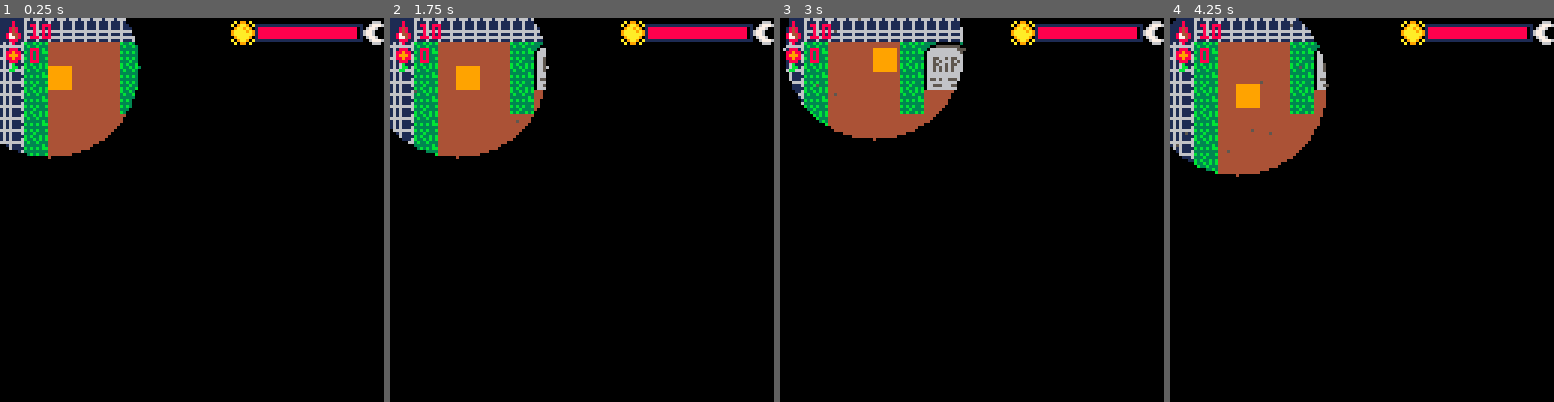
Above: before the commit, frames 1-4 (left to right).
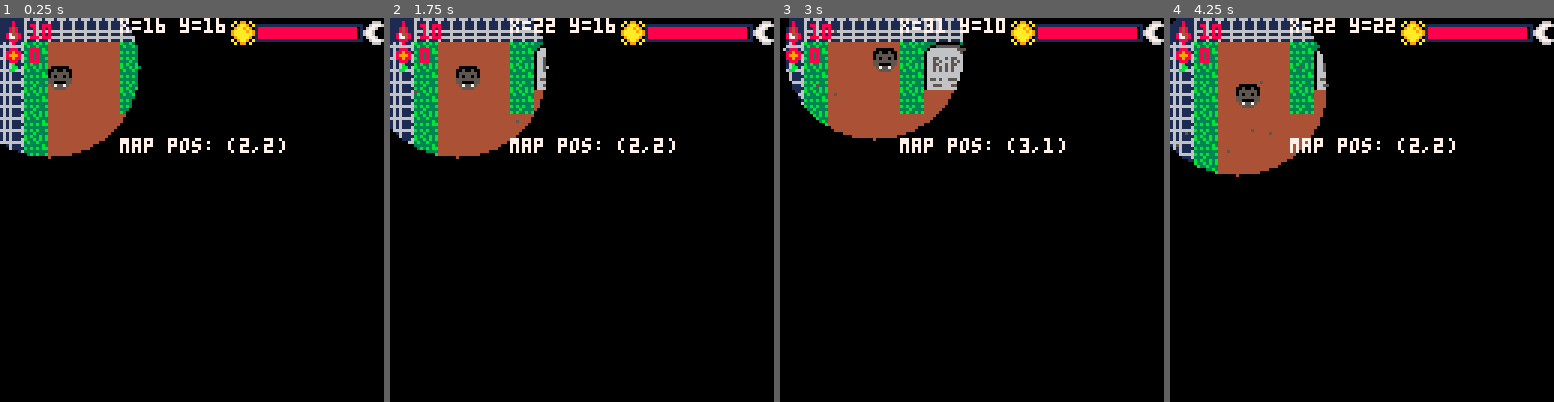
Above: after the commit, the same moments.

Repository: CarlaTabet/BitsAndBytes
Game: PICO-8 cartridge game.p8
Two runs of this game, one before a commit and one after it. Both use one fixed random seed, a clock stepped at 60 frames per second and the inputs below.
Inputs:
- Up to frame 1 (0.25 s): no input
- Up to frame 2 (1.75 s): tap X (X key) at 0.33, 1.07 s; tap O (Z key) at 0.7, 1.7 s; hold Right from 1.6 s (still down)
- Up to frame 3 (3 s): tap X (X key) at 1.85, 2.97 s; release Right at 2.1 s; tap O (Z key) at 2.1, 2.5, 2.9 s; hold Up 2.15-2.42 s; hold Right from 2.47 s (still down)
- Up to frame 4 (4.25 s): release Right at 3.03 s; hold Left 3.08-3.58 s; tap O (Z key) at 3.3, 3.7, 4.1 s; hold Down 3.63-3.97 s; hold Right from 4.02 s (still down); tap X (X key) at 4.08 s

The runs differ from the first frame. In frame 1, 1.4% of the frame differs, in the area x 12-75%, y 0-36%; in frame 2, 1.4%; in frame 3, 1.4%; in frame 4, 1.5%, in the area x 17-75%, y 0-36%.

Commit message:
added entrance to new room, dracula character, and starting door animation

Diff:
--- a/game.p8
+++ b/game.p8
@@ -5,7 +5,8 @@
 rooms = {
     --Name of room, x,y is top right corner and w,h is how big it is
     graveyard = {x=0,y=0,w=36,h=36},
-    room1 = {x=0,y=39,w=36,h=25}
+    room1 = {x=0,y=39,w=36,h=25},
+    room2 = {x=43, y=0, w=16, h=36}
 }
 
 exits = {
@@ -19,6 +20,15 @@
         py=312,
         condition = function()
             return player.x >= 160 and player.x <= 178 and player.y==277
+        end
+    },
+    {
+        room = "room1",
+        dest = "room2",
+        px = 400,
+        py = 0,
+        condition = function()
+            return player.x >= 248 and player.x <=256 and player.y >=384 and player.y <= 392
         end
     }
 }
@@ -162,16 +172,32 @@
     cls()
     local room = rooms[current_room]
     local room_left = room.x * 8
-    local room_right = (room.x + room.w) * 8
+    local room_width = room.w * 8
     local room_top = room.y * 8
-    local room_bottom = (room.y + room.h) * 8
-    cam_x = mid(room_left, player.x - 64, room_right - 128)
-    cam_y = mid(room_top, player.y - 64, room_bottom - 128)
+    local room_height = room.h * 8
+    local cam_x, cam_y
+
+    if room_width > 128 then
+        cam_x = mid(room_left, player.x - 64, room_left + room_width - 128)
+    else
+        cam_x = room_left
+    end
+
+    if room_height > 128 then
+        cam_y = mid(room_top, player.y - 64, room_top + room_height - 128)
+    else
+        cam_y = room_top
+    end
+
     camera(cam_x, cam_y)
 
 
     map(0,0,0,0,128,64)
+    palt(0, false)
+    palt(6, true)
     spr(player.sp, player.x, player.y)
+    palt(6, false)
+    palt(0,true)
 
     -- draw blood drops
     for drop in all(blood_drops) do
@@ -183,8 +209,8 @@
     end
 
     if current_room == "graveyard" then
-        draw_mist()
-        draw_darkness()
+        draw_mist(cam_x, cam_y)
+        draw_darkness(cam_x, cam_y)
         if puzzle_active then
 					    	draw_puzzle()
 							   draw_riddle()
@@ -196,8 +222,11 @@
     print(blood, 10, 2, 8)
     spr(58, 1, 10)
     print(flower, 10, 10, 8)
-
     draw_time_bar()
+    print("x="..player.x.." y="..player.y, 40, 0, 7)
+    local tile_x = flr(player.x / 8)
+    local tile_y = flr(player.y / 8)
+    print("map pos: ("..tile_x..","..tile_y..")", 40, 40, 7)
 end
 
 
@@ -255,7 +284,7 @@
 end
 
 
-function draw_darkness()
+function draw_darkness(cam_x, cam_y)
     camera()
     local px = player.x - cam_x
     local py = player.y - cam_y
@@ -275,7 +304,7 @@
 end
 
 
-function draw_mist()
+function draw_mist(cam_x, cam_y)
    for i=1, 30 do
      local mx = flr(rnd(128)) + cam_x
      local my = flr(rnd(128)) + cam_y
@@ -454,35 +483,35 @@
 
 
 __map__
-1e0303030303030303030303030303030303030303030303030303030303030303031e1e0000000000001d1d1d1d1d1d1d1d1d1d1d1d1d1d1d1d1d00000000000000000e0e0e0e0e0e0e0e0e0e0e0e0e0e0e0e0e0e0e0e0e0e0e0e0e0e0e0e0e0e0e0e0e0e0e0e0e0e0e0e0e0e0e0e0e0e0e0e0e0e0e0e0e0e0e0e0e0e0e0e0e
-0412101010122021121212020102020202021302020202021212122021120213020202040000000000001d0e0e0e0e0e0e0e0e0e0e0e0e0e0e0e1d00000000000000000e0d0d0d0d0d0d0d0d0d0d0d0d0d0d0d0d0d0d0d0d0d0d0d0d0d0d0d0d0d0d0d0d0d0d0d0d0d0d0d0d0d0d0d0d0d0d0d0d0d0d0d0d0d0d0d0d0d0d0d0e
-04121010101230313b3b1202020213020201020202020201123b3b3031120202020202040000000000001d0e0e0e0e0e0e0e0e0e0e0e0e0e0e0e1d00000000000000000e0d0d0d0d0d0d0d0d0d0d0d0d0d0d0d0d0d0d0d0d0d0d0d0d0d0d0d0d0d0d0d0d0d0d0d0d0d0d0d0d0d0d0d0d0d0d0d0d0d0d0d0d0d0d0d0d0d0d0d0e
-0412101010121010101012121212121212121212121212121210101010121212120201040000000000001d0e0e0e0e0e0e0e0e0e0e0e0e0e0e0e1d00000000000000000e0d0d0d0d0d0d0d0d0d0d0d0d0d0d0d0d0d0d0d0d0d0d0d0d0d0d0d0d0d0d0d0d0d0d0d0d0d0d0d0d0d0d0d0d0d0d0d0d0d0d0d0d0d0d0d0d0d0d0d0e
-0412101010101010101010101010101010101010101010101010101010101010120202040000000000001d0e0e0e0e0e0e0e0e0e0e0e0e0e0e0e1d1e000000000000000e0d0d0d0d0d0d0d0d0d0d0d0d0d0d0d0d0d0d0d0d0d0d0d0d0d0d0d0d0d0d0d0d0d0d0d0d0d0d0d0d0d0d0d0d0d0d0d0d0d0d0d0d0d0d0d0d0d0d0d0e
-0412101010101010101010101010101010101010101010101010101010101010121302040000000000001d0e0e0e0e0e0e0e0e0e0e0e0e0e0e0e1d1e000000000000000e0d0d0d0d0d0d0d0d0d0d0d0d0d0d0d0d0d0d0d0d0d0d0d0d0d0d0d0d0d0d0d0d0d0d0d0d0d0d0d0d0d0d0d0d0d0d0d0d0d0d0d0d0d0d0d0d0d0d0d0e
-0412101010121212121212121212121212121212121212121212121212121010120201040000000000001d0e0e0e0e0e0e0e0e0e0e0e0e0e0e0e1d1e000000000000000e0d0d0d0d0d0d0d0d0d0d0d0d0d0d0d0d0d0d0d0d0d0d0d0d0d0d0d0d0d0d0d0d0d0d0d0d0d0d0d0d0d0d0d0d0d0d0d0d0d0d0d0d0d0d0d0d0d0d0d0e
-0412101010120213020202020202020202020202020213121010102021121010120202040000000000001d0e0e0e0e0e0e0e0e0e0e0e0e0e0e0e1d1e000000000000000e0d0d0d0d0d0d0d0d0d0d0d0d0d0d0d0d0d0d0d0d0d0d0d0d0d0d0d0d0d0d0d0d0d0d0d0d0d0d0d0d0d0d0d0d0d0d0d0d0d0d0d0d0d0d0d0d0d0d0d0e
-04121010101202020202020201020202020213020202021210103b3031121010120202040000000000001d0e0e0e0e0e0e0e0e0e0e0e0e0e0e0e1d1e000000000000000e0d0d0d0d0d0d0d0d0d0d0d0d0d0d0d0d0d0d0d0d0d0d0d0d0d0d0d0d0d0d0d0d0d0d0d0d0d0d0d0d0d0d0d0d0d0d0d0d0d0d0d0d0d0d0d0d0d0d0d0e
-0412101010120202121212121212121212121212020102121010121212121010120202040000000000001d0e0e0e0e0e0e0e0e0e0e0e0e0e0e0e1d1e000000000000000e0d0d0d0d0d0d0d0d0d0d0d0d0d0d0d0d0d0d0d0d0d0d0d0d0d0d0d0d0d0d0d0d0d0d0d0d0d0d0d0d0d0d0d0d0d0d0d0d0d0d0d0d0d0d0d0d0d0d0d0e
-0412101010120102121010101010101010101012020213121010121212121010121302040000000000001d0e0e0e0e0e0e0e0e0e0e0e0e0e0e0e1d1e000000000000000e0d0d0d0d0d0d0d0d0d0d0d0d0d0d0d0d0d0d0d0d0d0d0d0d0d0d0d0d0d0d0d0d0d0d0d0d0d0d0d0d0d0d0d0d0d0d0d0d0d0d0d0d0d0d0d0d0d0d0d0e
-0412101010120202121010101010101010101012020202121010101010101010120202040000000000001d0e0e0e0e0e0e0e0e0e0e0e0e0e0e0e1d1e1e0000000000000e0d0d0d0d0d0d0d0d0d0d0d0d0d0d0d0d0d0d0d0d0d0d0d0d0d0d0d0d0d0d0d0d0d0d0d0d0d0d0d0d0d0d0d0d0d0d0d0d0d0d0d0d0d0d0d0d0d0d0d0e
-0412101010120202121010121212121212101012130202121010101010101010120202040000000000001d0e0e0e0e0e0e0e0e0e0e0e0e0e0e0e1d1e1e0000000000000e0d0d0d0d0d0d0d0d0d0d0d0d0d0d0d0d0d0d0d0d0d0d0d0d0d0d0d0d0d0d0d0d0d0d0d0d0d0d0d0d0d0d0d0d0d0d0d0d0d0d0d0d0d0d0d0d0d0d0d0e
-0412101010120202121010120201020212101012020202121212121212121212120202040000000000001d0e0e0e0e0e0e0e0e0e0e0e0e0e0e0e1d1e1e0000000000000e0d0d0d0d0d0d0d0d0d0d0d0d0d0d0d0d0d0d0d0d0d0d0d0d0d0d0d0d0d0d0d0d0d0d0d0d0d0d0d0d0d0d0d0d0d0d0d0d0d0d0d0d0d0d0d0d0d0d0d0e
-0412101010120201121010120202021312101012020202020202020102020202020102040000000000001d0e0e0e0e0e0e0e0e0e0e0e0e0e0e0e1d00000000000000000e0d0d0d0d0d0d0d0d0d0d0d0d0d0d0d0d0d0d0d0d0d0d0d0d0d0d0d0d0d0d0d0d0d0d0d0d0d0d0d0d0d0d0d0d0d0d0d0d0d0d0d0d0d0d0d0d0d0d0d0e
-0412101010121212121010120202020212101012021212121212121212121212121202040000000000001d0e0e0e0e0e0e0e0e0e0e0e0e0e0e0e1d00000000000000000e0d0d0d0d0d0d0d0d0d0d0d0d0d0d0d0d0d0d0d0d0d0d0d0d0d0d0d0d0d0d0d0d0d0d0d0d0d0d0d0d0d0d0d0d0d0d0d0d0d0d0d0d0d0d0d0d0d0d0d0e
-0412101010101010101010120202020212101012011210101010101010101010101202040000000000001d0e0e0e0e0e0e0e0e0e0e0e0e0e0e0e1d00000000000000000e0d0d0d0d0d0d0d0d0d0d0d0d0d0d0d0d0d0d0d0d0d0d0d0d0d0d0d0d0d0d0d0d0d0d0d0d0d0d0d0d0d0d0d0d0d0d0d0d0d0d0d0d0d0d0d0d0d0d0d0e
-0412101010101010101010120202020212101012021210101010101010101010101202040000000000001d0e0e0e0e0e0e0e0e0e0e0e0e0e0e0e1d00000000000000000e0d0d0d0d0d0d0d0d0d0d0d0d0d0d0d0d0d0d0d0d0d0d0d0d0d0d0d0d0d0d0d0d0d0d0d0d0d0d0d0d0d0d0d0d0d0d0d0d0d0d0d0d0d0d0d0d0d0d0d0e
-0412121212121212121212120202020112101012021210101212121212121210101202040000000000001d0e0e0e0e0e0e0e0e0e0e0e0e0e0e0e1d00000000000000000e0d0d0d0d0d0d0d0d0d0d0d0d0d0d0d0d0d0d0d0d0d0d0d0d0d0d0d0d0d0d0d0d0d0d0d0d0d0d0d0d0d0d0d0d0d0d0d0d0d0d0d0d0d0d0d0d0d0d0d0e
-0402010202020202130201020212121212101012121210101202021302021210101202040000000000001d0e0e0e0e0e0e0e0e0e0e0e0e0e0e0e1d00000000000000000e0d0d0d0d0d0d0d0d0d0d0d0d0d0d0d0d0d0d0d0d0d0d0d0d0d0d0d0d0d0d0d0d0d0d0d0d0d0d0d0d0d0d0d0d0d0d0d0d0d0d0d0d0d0d0d0d0d0d0d0e
-0402122021121202020202020212101010101010101010101201020202021210101202040000000000001d0e0e0e0e0e0e0e0e0e0e0e0e0e0e0e1d00000000000000000e0d0d0d0d0d0d0d0d0d0d0d0d0d0d0d0d0d0d0d0d0d0d0d0d0d0d0d0d0d0d0d0d0d0d0d0d0d0d0d0d0d0d0d0d0d0d0d0d0d0d0d0d0d0d0d0d0d0d0d0e
-04021230313b1202020202021312101010101010101010101202020201021210101202040000000000001d0e0e0e0e0e0e0e0e0e0e0e0e0e0e0e1d00000000000000000e0d0d0d0d0d0d0d0d0d0d0d0d0d0d0d0d0d0d0d0d0d0d0d0d0d0d0d0d0d0d0d0d0d0d0d0d0d0d0d0d0d0d0d0d0d0d0d0d0d0d0d0d0d0d0d0d0d0d0d0e
-0402121010101212121212121212101012121212121212121202020202021210101201040000000000001d0e0e0e0e0e0e0e0e0e0e0e0e0e0e0e1d1e000000000000000e0d0d0d0d0d0d0d0d0d0d0d0d0d0d0d0d0d0d0d0d0d0d0d0d0d0d0d0d0d0d0d0d0d0d0d0d0d0d0d0d0d0d0d0d0d0d0d0d0d0d0d0d0d0d0d0d0d0d0d0e
-0402121010101010101010101010101012021302020202020202010202021210101202040000000000001d0e0e0e0e0e0e0e0e0e0e0e0e0e0e0e1d1e000000000000000e0d0d0d0d0d0d0d0d0d0d0d0d0d0d0d0d0d0d0d0d0d0d0d0d0d0d0d0d0d0d0d0d0d0d0d0d0d0d0d0d0d0d0d0d0d0d0d0d0d0d0d0d0d0d0d0d0d0d0d0e
-0402121010101010101010101010101012020212121212120202020202131210101202040000000000001d0e0e0e0e0e0e0e0e0e0e0e0e0e0e0e1d1e000000000000000e0d0d0d0d0d0d0d0d0d0d0d0d0d0d0d0d0d0d0d0d0d0d0d0d0d0d0d0d0d0d0d0d0d0d0d0d0d0d0d0d0d0d0d0d0d0d0d0d0d0d0d0d0d0d0d0d0d0d0d0e
-0401121010121212101012121212121212010212101010121212121212121210101202040000000000001d0e0e0e0e0e0e0e0e0e0e0e0e0e0e0e1d1e000000000000000e0d0d0d0d0d0d0d0d0d0d0d0d0d0d0d0d0d0d0d0d0d0d0d0d0d0d0d0d0d0d0d0d0d0d0d0d0d0d0d0d0d0d0d0d0d0d0d0d0d0d0d0d0d0d0d0d0d0d0d0e
-0402121010120112101012010202121212120212101010101010101010101010101202040000000000001d0e0e0e0e0e0e0e0e0e0e0e0e0e0e0e1d1e000000000000000e0d0d0d0d0d0d0d0d0d0d0d0d0d0d0d0d0d0d0d0d0d0d0d0d0d0d0d0d0d0d0d0d0d0d0d0d0d0d0d0d0d0d0d0d0d0d0d0d0d0d0d0d0d0d0d0d0d0d0d0e
-0402121010120212101012020202122021120212101010101010101010101010101213040000000000001d0e0e0e0e0e0e0e0e0e0e0e0e0e0e0e1d1e000000000000000e0d0d0d0d0d0d0d0d0d0d0d0d0d0d0d0d0d0d0d0d0d0d0d0d0d0d0d0d0d0d0d0d0d0d0d0d0d0d0d0d0d0d0d0d0d0d0d0d0d0d0d0d0d0d0d0d0d0d0d0e
-0402121010120212101012020202123031120212101010121212121212121210101202040000000000001d0e0e0e0e0e0e0e0e0e0e0e0e0e0e0e1d1e000000000000000e0d0d0d0d0d0d0d0d0d0d0d0d0d0d0d0d0d0d0d0d0d0d0d0d0d0d0d0d0d0d0d0d0d0d0d0d0d0d0d0d0d0d0d0d0d0d0d0d0d0d0d0d0d0d0d0d0d0d0d0e
-0402121010120212101012020201123b3b120212101010120202020202011210101202040000000000001d0e0e0e0e0e0e0e0e0e0e0e0e0e0e0e1d1e000000000000000e0d0d0d0d0d0d0d0d0d0d0d0d0d0d0d0d0d0d0d0d0d0d0d0d0d0d0d0d0d0d0d0d0d0d0d0d0d0d0d0d0d0d0d0d0d0d0d0d0d0d0d0d0d0d0d0d0d0d0d0e
-0402121010120212101012121212121010120212101010120102020202021210101202040000000000001d0e0e0e0e0e0e0e0e0e0e0e0e0e0e0e1d1e000000000000000e0d0d0d0d0d0d0d0d0d0d0d0d0d0d0d0d0d0d0d0d0d0d0d0d0d0d0d0d0d0d0d0d0d0d0d0d0d0d0d0d0d0d0d0d0d0d0d0d0d0d0d0d0d0d0d0d0d0d0d0e
-0402121010121312101010101010101010120112101010120202130202021210101202040000000000001d0e0e0e0e0e0e0e0e0e0e0e0e0e0e0e1d1e000000000000000e0d0d0d0d0d0d0d0d0d0d0d0d0d0d0d0d0d0d0d0d0d0d0d0d0d0d0d0d0d0d0d0d0d0d0d0d0d0d0d0d0d0d0d0d0d0d0d0d0d0d0d0d0d0d0d0d0d0d0d0e
+1e03030303030303030303030303030303030303030303030303030303030303030303070000000000000a1d1d1d1d1d1d1d1d1d1d1d1d1d1d1d0a00000000000000000e0e0e0e0e0e0e0e0e0e0e0e0e0e0e0e0e0e0e0e0e0e0e0e0e0e0e0e0e0e0e0e0e0e0e0e0e0e0e0e0e0e0e0e0e0e0e0e0e0e0e0e0e0e0e0e0e0e0e0e0e
+0412101010122021121212020102020202021302020202021212122021120213020202040000000000000a1d0e0e0e0e0e0e0e0e0e0e0e0e0e1d0a00000000000000000e0d0d0d0d0d0d0d0d0d0d0d0d0d0d0d0d0d0d0d0d0d0d0d0d0d0d0d0d0d0d0d0d0d0d0d0d0d0d0d0d0d0d0d0d0d0d0d0d0d0d0d0d0d0d0d0d0d0d0d0e
+04121010101230313b3b1202020213020201020202020201123b3b3031120202020202040000000000000a1d0e0e0e0e0e0e0e0e0e0e0e0e0e1d0a00000000000000000e0d0d0d0d0d0d0d0d0d0d0d0d0d0d0d0d0d0d0d0d0d0d0d0d0d0d0d0d0d0d0d0d0d0d0d0d0d0d0d0d0d0d0d0d0d0d0d0d0d0d0d0d0d0d0d0d0d0d0d0e
+0412101010121010101012121212121212121212121212121210101010121212120201040000000000000a1d0e0e0e0e0e0e0e0e0e0e0e0e0e1d0a00000000000000000e0d0d0d0d0d0d0d0d0d0d0d0d0d0d0d0d0d0d0d0d0d0d0d0d0d0d0d0d0d0d0d0d0d0d0d0d0d0d0d0d0d0d0d0d0d0d0d0d0d0d0d0d0d0d0d0d0d0d0d0e
+0412101010101010101010101010101010101010101010101010101010101010120202040000000000000a1d0e0e0e0e0e0e0e0e0e0e0e0e0e1d0a0a000000000000000e0d0d0d0d0d0d0d0d0d0d0d0d0d0d0d0d0d0d0d0d0d0d0d0d0d0d0d0d0d0d0d0d0d0d0d0d0d0d0d0d0d0d0d0d0d0d0d0d0d0d0d0d0d0d0d0d0d0d0d0e
+0412101010101010101010101010101010101010101010101010101010101010121302040000000000001d160f0e0e0e0e0e0e0e0e0e0e0e0e1d0a0a000000000000000e0d0d0d0d0d0d0d0d0d0d0d0d0d0d0d0d0d0d0d0d0d0d0d0d0d0d0d0d0d0d0d0d0d0d0d0d0d0d0d0d0d0d0d0d0d0d0d0d0d0d0d0d0d0d0d0d0d0d0d0e
+0412101010121212121212121212121212121212121212121212121212121010120201040000000000001d261f0e0e0e0e0e0e0e0e0e0e0e0e1d0a0a000000000000000e0d0d0d0d0d0d0d0d0d0d0d0d0d0d0d0d0d0d0d0d0d0d0d0d0d0d0d0d0d0d0d0d0d0d0d0d0d0d0d0d0d0d0d0d0d0d0d0d0d0d0d0d0d0d0d0d0d0d0d0e
+0412101010120213020202020202020202020202020213121010102021121010120202040000000000000a1d0e0e0e0e0e0e0e0e0e0e0e0e0e1d0a0a000000000000000e0d0d0d0d0d0d0d0d0d0d0d0d0d0d0d0d0d0d0d0d0d0d0d0d0d0d0d0d0d0d0d0d0d0d0d0d0d0d0d0d0d0d0d0d0d0d0d0d0d0d0d0d0d0d0d0d0d0d0d0e
+04121010101202020202020201020202020213020202021210103b3031121010120202040000000000000a1d0e0e0e0e0e0e0e0e0e0e0e0e0e1d0a0a000000000000000e0d0d0d0d0d0d0d0d0d0d0d0d0d0d0d0d0d0d0d0d0d0d0d0d0d0d0d0d0d0d0d0d0d0d0d0d0d0d0d0d0d0d0d0d0d0d0d0d0d0d0d0d0d0d0d0d0d0d0d0e
+0412101010120202121212121212121212121212020102121010121212121010120202040000000000000a1d0e0e0e0e0e0e0e0e0e0e0e0e0e1d0a0a0a0000000000000e0d0d0d0d0d0d0d0d0d0d0d0d0d0d0d0d0d0d0d0d0d0d0d0d0d0d0d0d0d0d0d0d0d0d0d0d0d0d0d0d0d0d0d0d0d0d0d0d0d0d0d0d0d0d0d0d0d0d0d0e
+0412101010120102121010101010101010101012020213121010121212121010121302040000000000000a1d0e0e0e0e0e0e0e0e0e0e0e0e0e1d0a0a0a0000000000000e0d0d0d0d0d0d0d0d0d0d0d0d0d0d0d0d0d0d0d0d0d0d0d0d0d0d0d0d0d0d0d0d0d0d0d0d0d0d0d0d0d0d0d0d0d0d0d0d0d0d0d0d0d0d0d0d0d0d0d0e
+0412101010120202121010101010101010101012020202121010101010101010120202040000000000000a1d0e0e0e0e0e0e0e0e0e0e0e0e0e1d0a0a0a0000000000000e0d0d0d0d0d0d0d0d0d0d0d0d0d0d0d0d0d0d0d0d0d0d0d0d0d0d0d0d0d0d0d0d0d0d0d0d0d0d0d0d0d0d0d0d0d0d0d0d0d0d0d0d0d0d0d0d0d0d0d0e
+0412101010120202121010121212121212101012130202121010101010101010120202040000000000000a1d0e0e0e0e0e0e0e0e0e0e0e0e0e1d0a0a0a0000000000000e0d0d0d0d0d0d0d0d0d0d0d0d0d0d0d0d0d0d0d0d0d0d0d0d0d0d0d0d0d0d0d0d0d0d0d0d0d0d0d0d0d0d0d0d0d0d0d0d0d0d0d0d0d0d0d0d0d0d0d0e
+0412101010120202121010120201020212101012020202121212121212121212120202040000000000000a1d0e0e0e0e0e0e0e0e0e0e0e0e0e1d0a0a0a0000000000000e0d0d0d0d0d0d0d0d0d0d0d0d0d0d0d0d0d0d0d0d0d0d0d0d0d0d0d0d0d0d0d0d0d0d0d0d0d0d0d0d0d0d0d0d0d0d0d0d0d0d0d0d0d0d0d0d0d0d0d0e
+0412101010120201121010120202021312101012020202020202020102020202020102040000000000000a1d0e0e0e0e0e0e0e0e0e0e0e0e0e1d0a00000000000000000e0d0d0d0d0d0d0d0d0d0d0d0d0d0d0d0d0d0d0d0d0d0d0d0d0d0d0d0d0d0d0d0d0d0d0d0d0d0d0d0d0d0d0d0d0d0d0d0d0d0d0d0d0d0d0d0d0d0d0d0e
+0412101010121212121010120202020212101012021212121212121212121212121202040000000000000a1d0e0e0e0e0e0e0e0e0e0e0e0e0e1d0a00000000000000000e0d0d0d0d0d0d0d0d0d0d0d0d0d0d0d0d0d0d0d0d0d0d0d0d0d0d0d0d0d0d0d0d0d0d0d0d0d0d0d0d0d0d0d0d0d0d0d0d0d0d0d0d0d0d0d0d0d0d0d0e
+041210101010101010101012020202021210101201121010101010101010101010120204000000000000171d0e0e0e0e0e0e0e0e0e0e0e0e0e1d0a00000000000000000e0d0d0d0d0d0d0d0d0d0d0d0d0d0d0d0d0d0d0d0d0d0d0d0d0d0d0d0d0d0d0d0d0d0d0d0d0d0d0d0d0d0d0d0d0d0d0d0d0d0d0d0d0d0d0d0d0d0d0d0e
+04121010101010101010101202020202121010120212101010101010101010101012020400000000000a0a1d0e0e0e0e0e0e0e0e0e0e0e0e0e1d0a00000000000000000e0d0d0d0d0d0d0d0d0d0d0d0d0d0d0d0d0d0d0d0d0d0d0d0d0d0d0d0d0d0d0d0d0d0d0d0d0d0d0d0d0d0d0d0d0d0d0d0d0d0d0d0d0d0d0d0d0d0d0d0e
+04121212121212121212121202020201121010120212101012121212121212101012020400000000000a0a1d0e0e0e0e0e0e0e0e0e0e0e0e0e1d0a00000000000000000e0d0d0d0d0d0d0d0d0d0d0d0d0d0d0d0d0d0d0d0d0d0d0d0d0d0d0d0d0d0d0d0d0d0d0d0d0d0d0d0d0d0d0d0d0d0d0d0d0d0d0d0d0d0d0d0d0d0d0d0e
+04020102020202021302010202121212121010121212101012020213020212101012020400000000000a171d0e0e0e0e0e0e0e0e0e0e0e0e0e1d0a00000000000000000e0d0d0d0d0d0d0d0d0d0d0d0d0d0d0d0d0d0d0d0d0d0d0d0d0d0d0d0d0d0d0d0d0d0d0d0d0d0d0d0d0d0d0d0d0d0d0d0d0d0d0d0d0d0d0d0d0d0d0d0e
+040212202112120202020202021210101010101010101010120102020202121010120204000000000000171d0e0e0e0e0e0e0e0e0e0e0e0e0e1d0a00000000000000000e0d0d0d0d0d0d0d0d0d0d0d0d0d0d0d0d0d0d0d0d0d0d0d0d0d0d0d0d0d0d0d0d0d0d0d0d0d0d0d0d0d0d0d0d0d0d0d0d0d0d0d0d0d0d0d0d0d0d0d0e
+04021230313b1202020202021312101010101010101010101202020201021210101202040000000000000a1d0e0e0e0e0e0e0e0e0e0e0e0e0e1d0a00000000000000000e0d0d0d0d0d0d0d0d0d0d0d0d0d0d0d0d0d0d0d0d0d0d0d0d0d0d0d0d0d0d0d0d0d0d0d0d0d0d0d0d0d0d0d0d0d0d0d0d0d0d0d0d0d0d0d0d0d0d0d0e
+0402121010101212121212121212101012121212121212121202020202021210101201040000000000000a1d0e0e0e0e0e0e0e0e0e0e0e0e0e1d0a0a000000000000000e0d0d0d0d0d0d0d0d0d0d0d0d0d0d0d0d0d0d0d0d0d0d0d0d0d0d0d0d0d0d0d0d0d0d0d0d0d0d0d0d0d0d0d0d0d0d0d0d0d0d0d0d0d0d0d0d0d0d0d0e
+0402121010101010101010101010101012021302020202020202010202021210101202040000000000000a1d0e0e0e0e0e0e0e0e0e0e0e0e0e1d0a0a0a0000000000000e0d0d0d0d0d0d0d0d0d0d0d0d0d0d0d0d0d0d0d0d0d0d0d0d0d0d0d0d0d0d0d0d0d0d0d0d0d0d0d0d0d0d0d0d0d0d0d0d0d0d0d0d0d0d0d0d0d0d0d0e
+0402121010101010101010101010101012020212121212120202020202131210101202040000000000000a1d0e0e0e0e0e0e0e0e0e0e0e0e0e1d0a0a0a0000000000000e0d0d0d0d0d0d0d0d0d0d0d0d0d0d0d0d0d0d0d0d0d0d0d0d0d0d0d0d0d0d0d0d0d0d0d0d0d0d0d0d0d0d0d0d0d0d0d0d0d0d0d0d0d0d0d0d0d0d0d0e
+0401121010121212101012121212121212010212101010121212121212121210101202040000000000000a1d0e0e0e0e0e0e0e0e0e0e0e0e0e1d0a0a0a0000000000000e0d0d0d0d0d0d0d0d0d0d0d0d0d0d0d0d0d0d0d0d0d0d0d0d0d0d0d0d0d0d0d0d0d0d0d0d0d0d0d0d0d0d0d0d0d0d0d0d0d0d0d0d0d0d0d0d0d0d0d0e
+0402121010120112101012010202121212120212101010101010101010101010101202040000000000000a1d0e0e0e0e0e0e0e0e0e0e0e0e0e1d0a0a000000000000000e0d0d0d0d0d0d0d0d0d0d0d0d0d0d0d0d0d0d0d0d0d0d0d0d0d0d0d0d0d0d0d0d0d0d0d0d0d0d0d0d0d0d0d0d0d0d0d0d0d0d0d0d0d0d0d0d0d0d0d0e
+0402121010120212101012020202122021120212101010101010101010101010101213040000000000000a1d0e0e0e0e0e0e0e0e0e0e0e0e0e1d0a0a000000000000000e0d0d0d0d0d0d0d0d0d0d0d0d0d0d0d0d0d0d0d0d0d0d0d0d0d0d0d0d0d0d0d0d0d0d0d0d0d0d0d0d0d0d0d0d0d0d0d0d0d0d0d0d0d0d0d0d0d0d0d0e
+0402121010120212101012020202123031120212101010121212121212121210101202040000000000000a1d0e0e0e0e0e0e0e0e0e0e0e0e0e1d0a0a000000000000000e0d0d0d0d0d0d0d0d0d0d0d0d0d0d0d0d0d0d0d0d0d0d0d0d0d0d0d0d0d0d0d0d0d0d0d0d0d0d0d0d0d0d0d0d0d0d0d0d0d0d0d0d0d0d0d0d0d0d0d0e
+0402121010120212101012020201123b3b120212101010120202020202011210101202040000000000000a1d0e0e0e0e0e0e0e0e0e0e0e0e0e1d0a0a000000000000000e0d0d0d0d0d0d0d0d0d0d0d0d0d0d0d0d0d0d0d0d0d0d0d0d0d0d0d0d0d0d0d0d0d0d0d0d0d0d0d0d0d0d0d0d0d0d0d0d0d0d0d0d0d0d0d0d0d0d0d0e
+0402121010120212101012121212121010120212101010120102020202021210101202040000000000000a1d0e0e0e0e0e0e0e0e0e0e0e0e0e1d0a0a000000000000000e0d0d0d0d0d0d0d0d0d0d0d0d0d0d0d0d0d0d0d0d0d0d0d0d0d0d0d0d0d0d0d0d0d0d0d0d0d0d0d0d0d0d0d0d0d0d0d0d0d0d0d0d0d0d0d0d0d0d0d0e
+0402121010121312101010101010101010120112101010120202130202021210101202040000000000000a1d0e0e0e0e0e0e0e0e0e0e0e0e0e1d0a0a000000000000000e0d0d0d0d0d0d0d0d0d0d0d0d0d0d0d0d0d0d0d0d0d0d0d0d0d0d0d0d0d0d0d0d0d0d0d0d0d0d0d0d0d0d0d0d0d0d0d0d0d0d0d0d0d0d0d0d0d0d0d0e
Not shown, changed: 35 lines of the sprite sheet (__gfx__) section of game.p8
